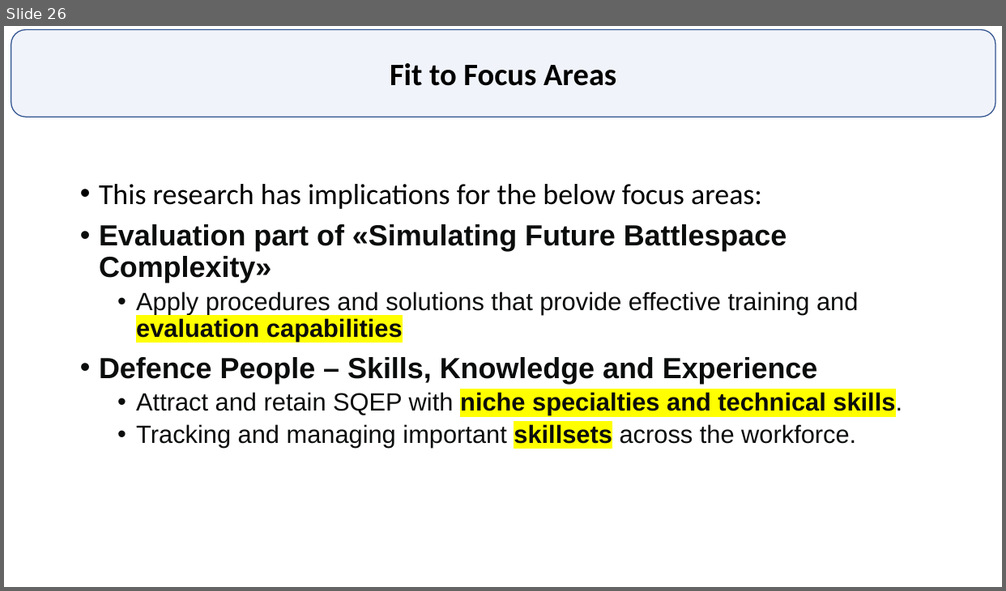
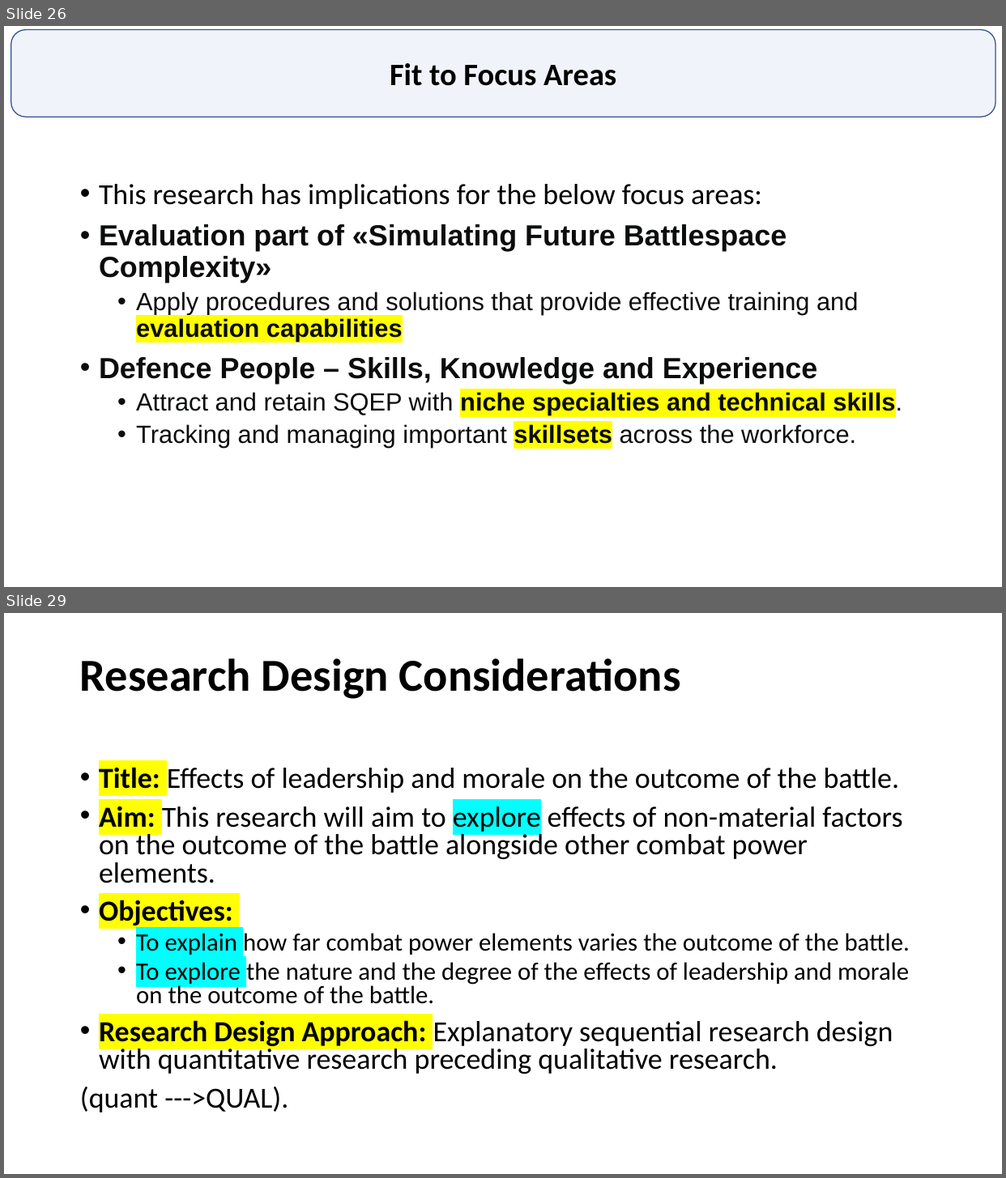
Before and after one commit to GurkanGitHub/PhD, a slide deck: PhD Discussion.pptx. Shown one above the other, each under a label of ours: slide 26 before the commit, slides 26 and 29 after it; the slides between them are not shown. The pictures are 1006x591 and 1006x1178 pixels, drawn with LibreOffice and Linux fonts; fonts in the diff are those of the drawing. Boxes give left, top, right and bottom in pixels: in the first picture for what was removed or moved away, otherwise in the second. Text is boxed around its words. In the diff, an @@ line names an element or a change of style, - is before the commit and + after.

```diff
--- a/PhD Discussion.pptx
+++ b/PhD Discussion.pptx
@@ slide 29 added at box(4, 613, 1002, 1174), background #FFFFFF @@
@@ title added at box(80, 658, 681, 699), 44 pt, text #000000, bold @@
+Research Design Considerations
@@ text added at box(80, 767, 910, 1113), 28 pt, text #000000 @@
+• Title: Effects of leadership and morale on the outcome of the battle.
+• Aim: This research will aim to explore effects of non-material factors on the outcome of the battle alongside other combat power elements.
+• Objectives:
+  • To explain how far combat power elements varies the outcome of the battle.
+  • To explore the nature and the degree of the effects of leadership and morale on the outcome of the battle.
+• Research Design Approach: Explanatory sequential research design with quantitative research preceding qualitative research.
+(quant --->QUAL).
```
Also in this commit, not shown: 3 slides changed, 5 other slides added, 5 other files.
